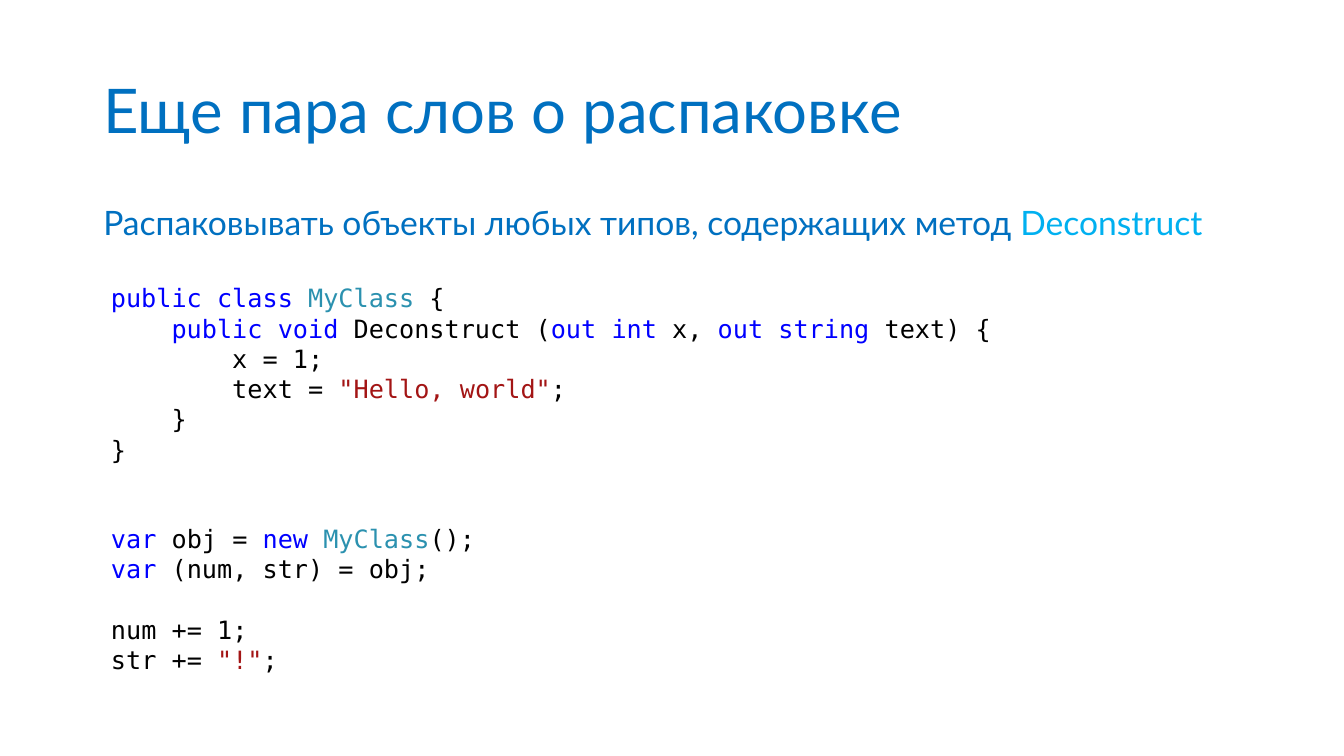
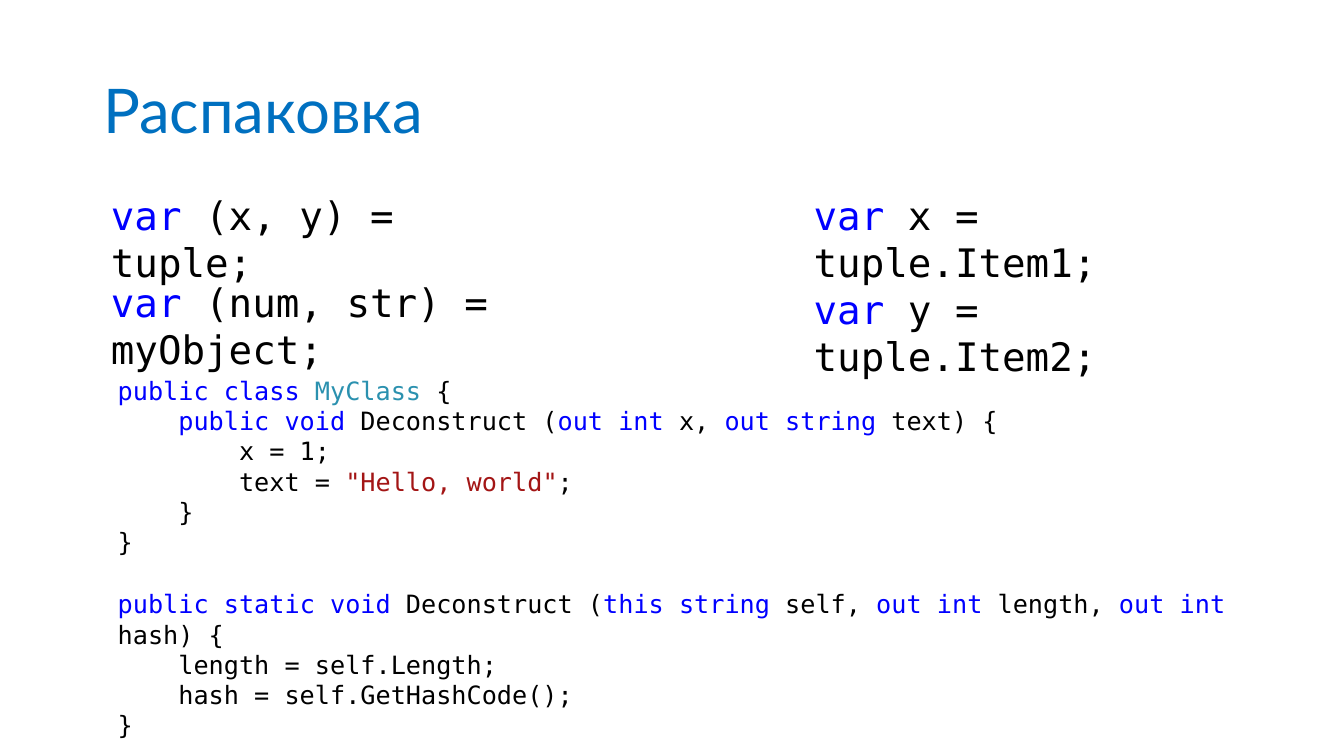
Before and after one commit to anaym/FC-CS7, a slide deck: slide 8 of CS7.pptx (slide 9 before the commit). Drawn at 1344x756 pixels with LibreOffice and Linux fonts; fonts in the diff are those of the drawing. Boxes give left, top, right and bottom in pixels: in the first picture for what was removed or moved away, otherwise in the second. Text is boxed around its words. In the diff, an @@ line names an element or a change of style, - is before the commit and + after.

```diff
--- a/CS7.pptx
+++ b/CS7.pptx
@@ title at [103,89,423,134]: text changed @@
-Еще пара слов о распаковке
+Распаковка
@@ text added at [111,200,346,285], 28 pt, text #000000 @@
+var (x, y) = tuple;
@@ text added at [814,208,1097,379], 28 pt, text #000000 @@
+var x = tuple.Item1;
+var y = tuple.Item2;
@@ text removed at [103,210,1202,241] @@
-Распаковывать объекты любых типов, содержащих метод Deconstruct
@@ text added at [111,287,441,372], 28 pt, text #000000 @@
+var (num, str) = myObject;
@@ text "public class MyClass {": place and size @@
-text "public class MyClass {" at [111,287,961,402]
+text "public class MyClass {" at [118,380,967,495]
@@ text removed at [111,528,475,670] @@
-var obj = new MyClass();
-var (num, str) = obj;
-num += 1;
-str += "!";
@@ text added at [118,593,1226,708], 18 pt, text #000000 @@
+public static void Deconstruct (this string self, out int length, out int hash) {
+length = self.Length;
+hash = self.GetHashCode();
+}
```
Also in this commit, not shown: 7 other slides changed, 1 slide added, 2 slides removed, 11 other files.
